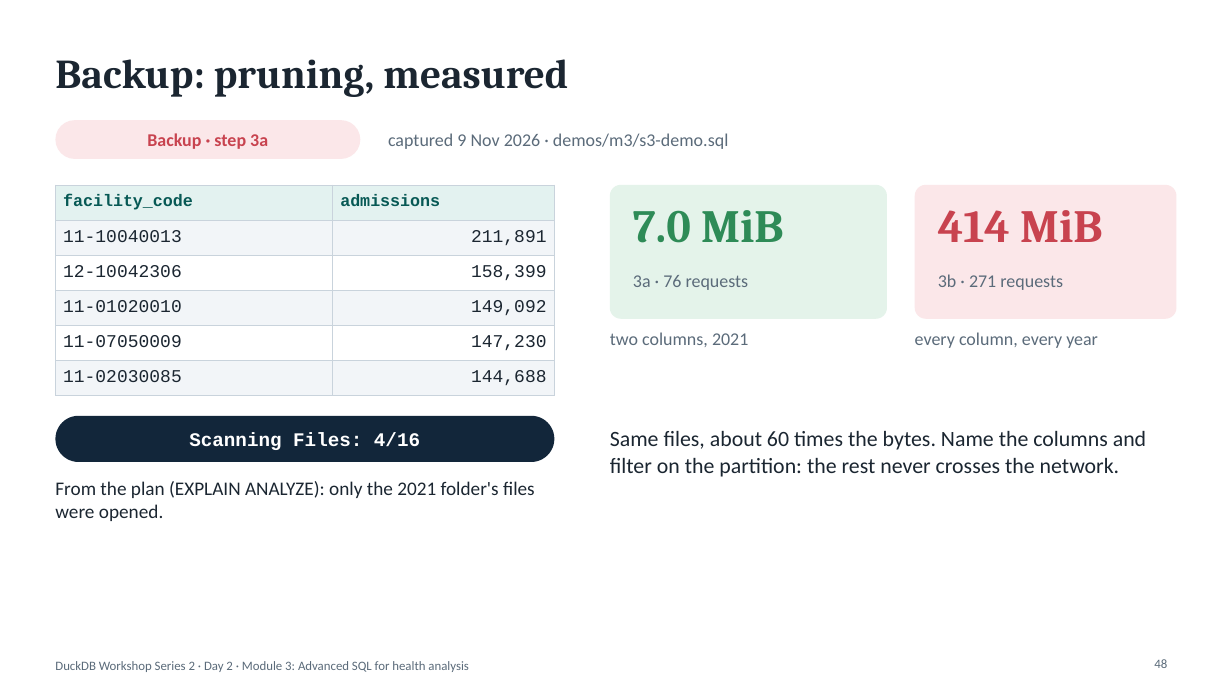
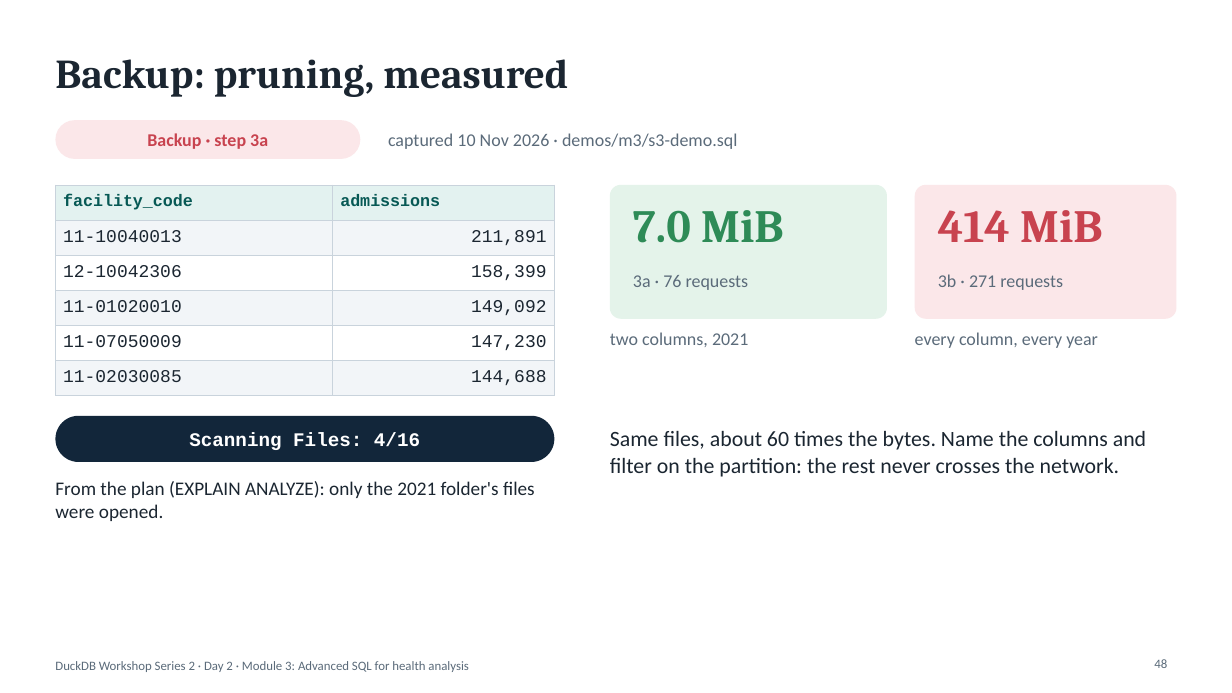
Before and after one commit to drmayu7/duckdb_advance_workshop, a slide deck: slide 48 of handouts/m3.pptx. Drawn at 1232x693 pixels with LibreOffice and Linux fonts; fonts in the diff are those of the drawing. Boxes give left, top, right and bottom in pixels: in the first picture for what was removed or moved away, otherwise in the second. Text is boxed around its words. In the diff, an @@ line names an element or a change of style, - is before the commit and + after.

```diff
--- a/handouts/m3.pptx
+++ b/handouts/m3.pptx
@@ text at (388,133,737,149): text changed @@
-captured 9 Nov 2026 · demos/m3/s3-demo.sql
+captured 10 Nov 2026 · demos/m3/s3-demo.sql
```
Also in this commit, not shown: 4 other slides changed, 7 other files.
